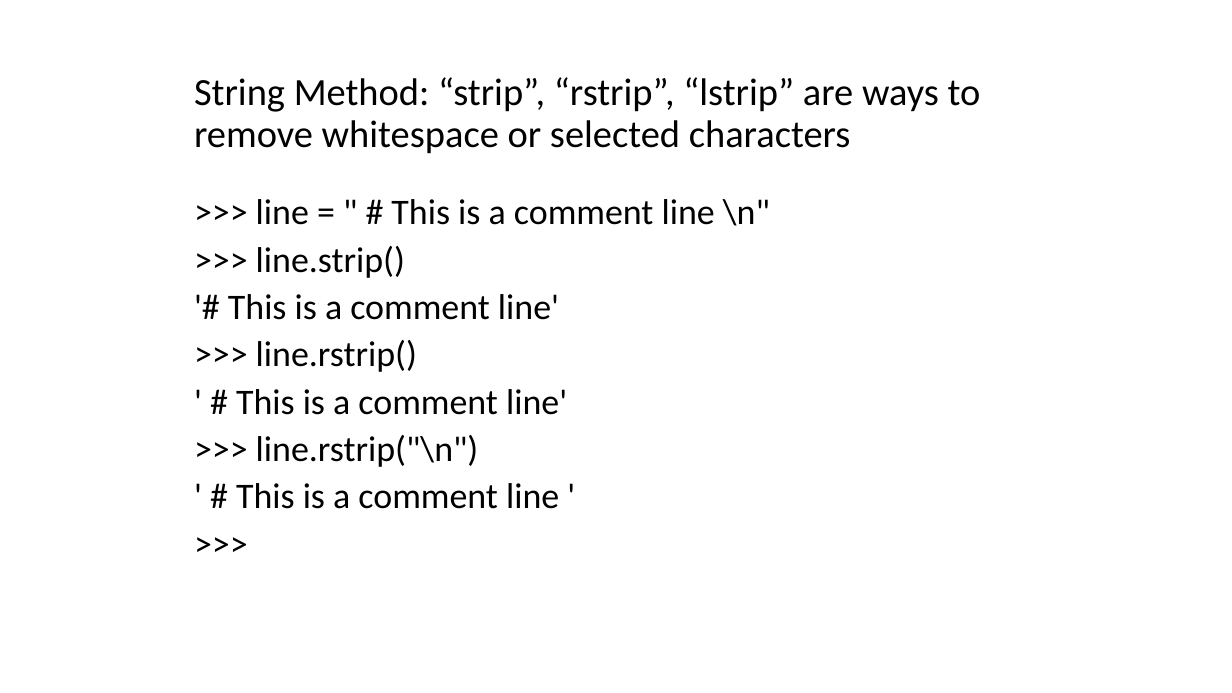
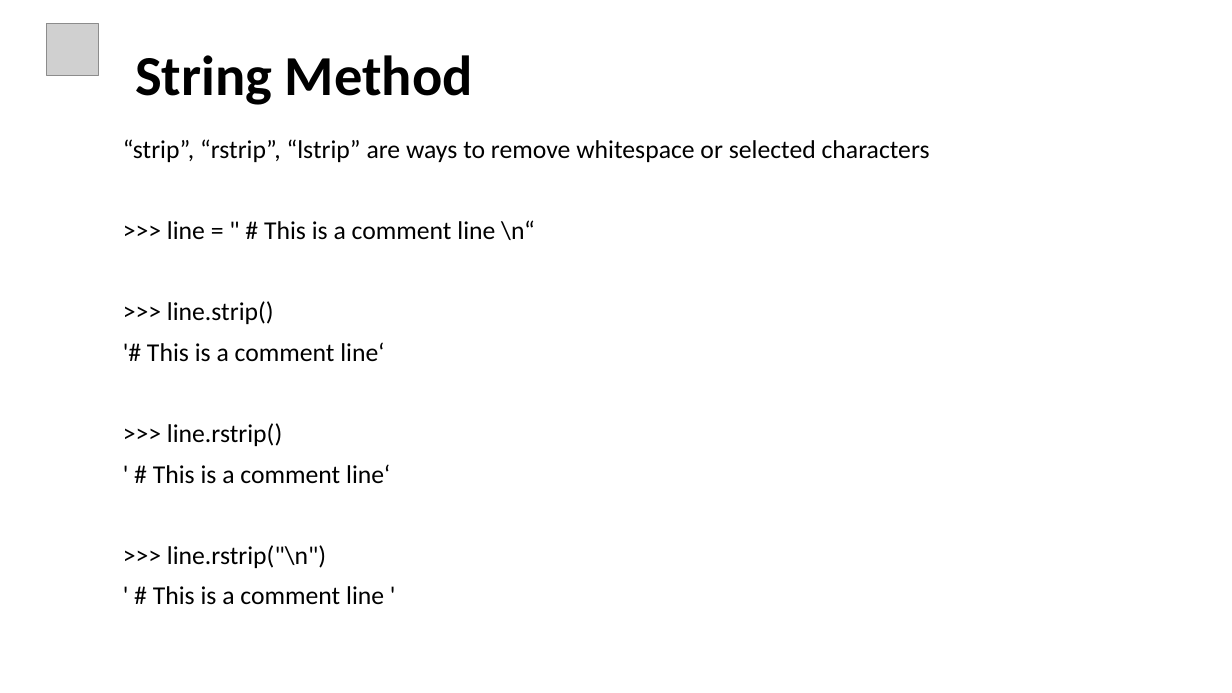
Before and after one commit to ankitagrawal579/Python, a slide deck: slide 19 of Python Ppt.pptx (slide 21 before the commit). Drawn at 1232x693 pixels with LibreOffice and Linux fonts; fonts in the diff are those of the drawing; grey boxes stand for pictures. Boxes give left, top, right and bottom in pixels: in the first picture for what was removed or moved away, otherwise in the second. Text is boxed around its words. In the diff, an @@ line names an element or a change of style, - is before the commit and + after.

```diff
--- a/Python Ppt.pptx
+++ b/Python Ppt.pptx
@@ picture added at (x1=46, y1=23, x2=98, y2=75) @@
@@ title at (x1=135, y1=55, x2=473, y2=105): text changed; size 30 to 44 pt; bold on @@
-String Method: “strip”, “rstrip”, “lstrip” are ways to
-remove whitespace or selected characters
+String Method
@@ text at (x1=123, y1=139, x2=930, y2=605): paragraph removed @@
->>>
@@ text "“strip”, “rstrip”, “lstrip” are ways ..." moved from (x1=228, y1=199, x2=770, y2=509) to (x1=123, y1=139, x2=930, y2=605) @@
@@ text at (x1=123, y1=139, x2=930, y2=240): text changed; size 28 to 20 pt @@
->>> line = " # This is a comment line \n"
+“strip”, “rstrip”, “lstrip” are ways to remove whitespace or selected characters
+>>> line = " # This is a comment line \n“
@@ text at (x1=153, y1=301, x2=384, y2=605): size 28 to 20 pt in ">>> line.strip()", ">>> line.rstrip()", ">>> line.rstrip("\n")", "' # This is a comment line ..."; line spacing 0.8 to 0.9 @@
@@ text at (x1=147, y1=342, x2=384, y2=362): text changed; size 28 to 20 pt @@
-'# This is a comment line'
+'# This is a comment line‘
@@ text at (x1=153, y1=464, x2=390, y2=484): text changed; size 28 to 20 pt @@
-' # This is a comment line'
+' # This is a comment line‘
```
Also in this commit, not shown: 23 other slides changed, 20 slides added, 3 slides removed.
